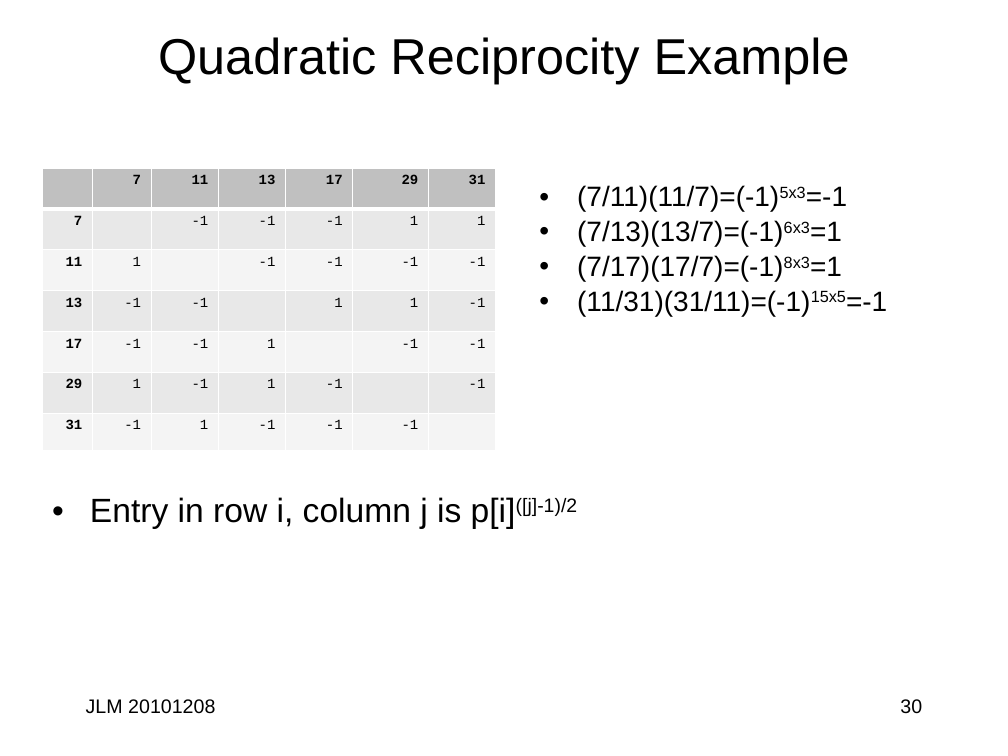
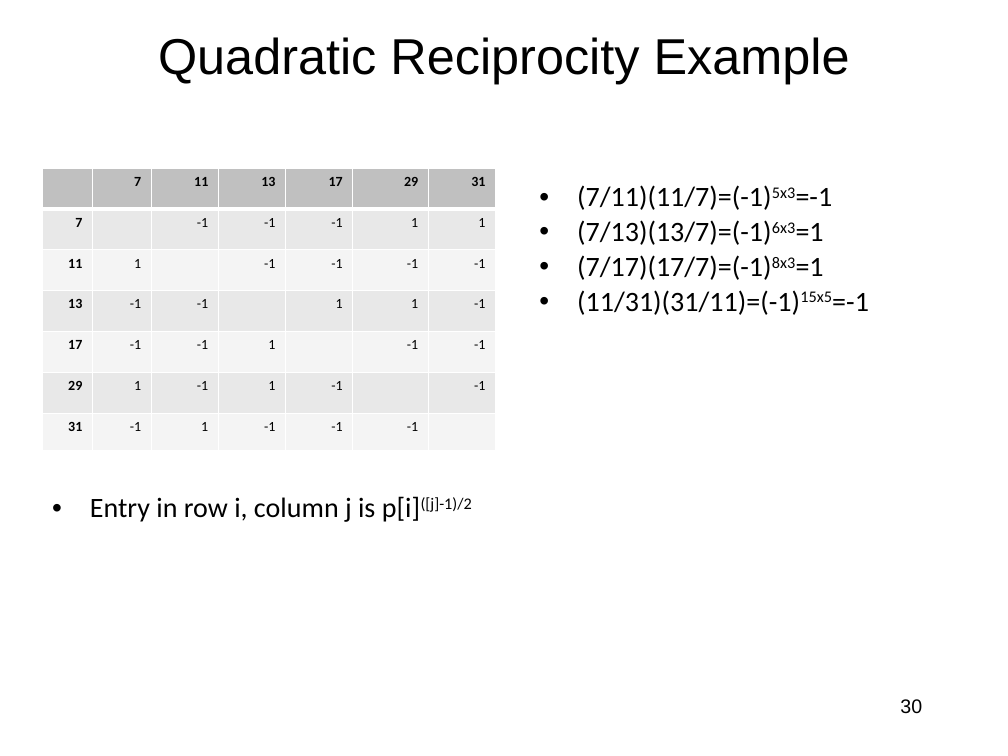
Before and after one commit to jlmucb/class_notes, a slide deck: slide 30 of BerkeleyClass/CS290Spring2013/Lectures/Cryptoclass7.pptx. Drawn at 1008x756 pixels with LibreOffice and Linux fonts; fonts in the diff are those of the drawing. Boxes give left, top, right and bottom in pixels: in the first picture for what was removed or moved away, otherwise in the second. Text is boxed around its words. In the diff, an @@ line names an element or a change of style, - is before the commit and + after.

```diff
--- a/BerkeleyClass/CS290Spring2013/Lectures/Cryptoclass7.pptx
+++ b/BerkeleyClass/CS290Spring2013/Lectures/Cryptoclass7.pptx
@@ table at <box>42,168,497,454</box> @@
@@ font Courier New to Calibri @@
@@ text "(7/11)(11/7)=(-1)5x3=-1" at <box>577,185,869,315</box>: font Arial to Calibri @@
@@ text "Entry in row i, column ..." at <box>90,496,472,522</box>: size 24 to 20 pt, font Arial to Calibri @@
@@ text removed at <box>86,699,215,714</box> @@
-JLM 20101208
```
Also in this commit, not shown: 47 other slides changed, 1 slide added, 1 slide removed, 19 other files.
